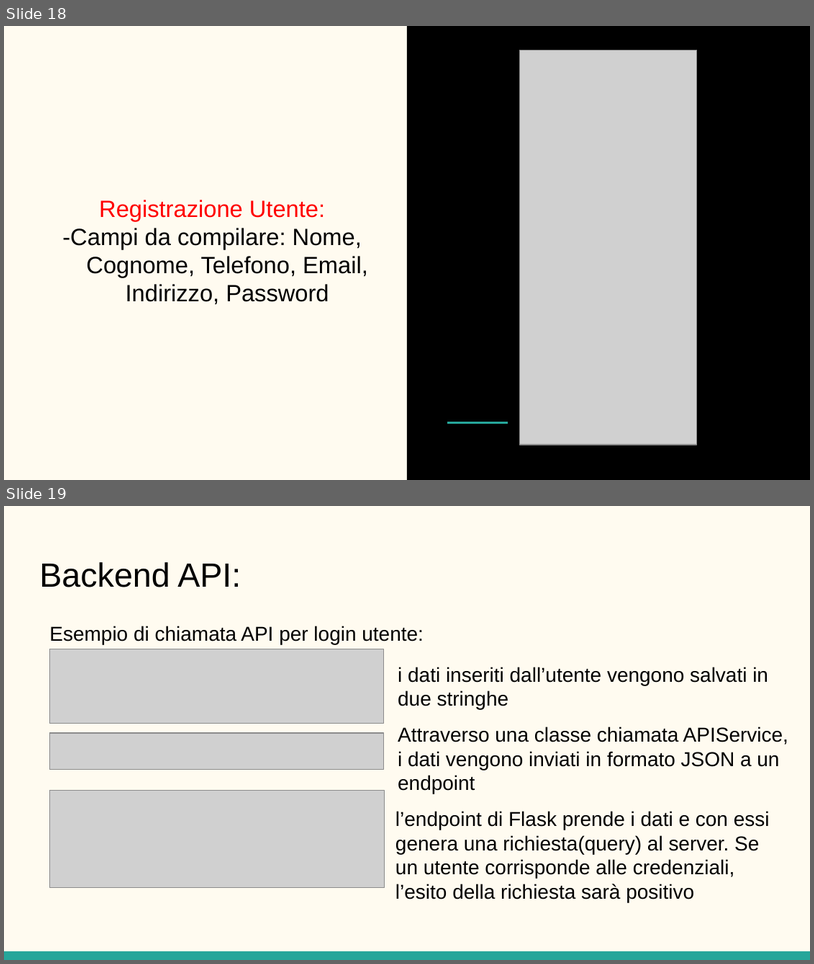
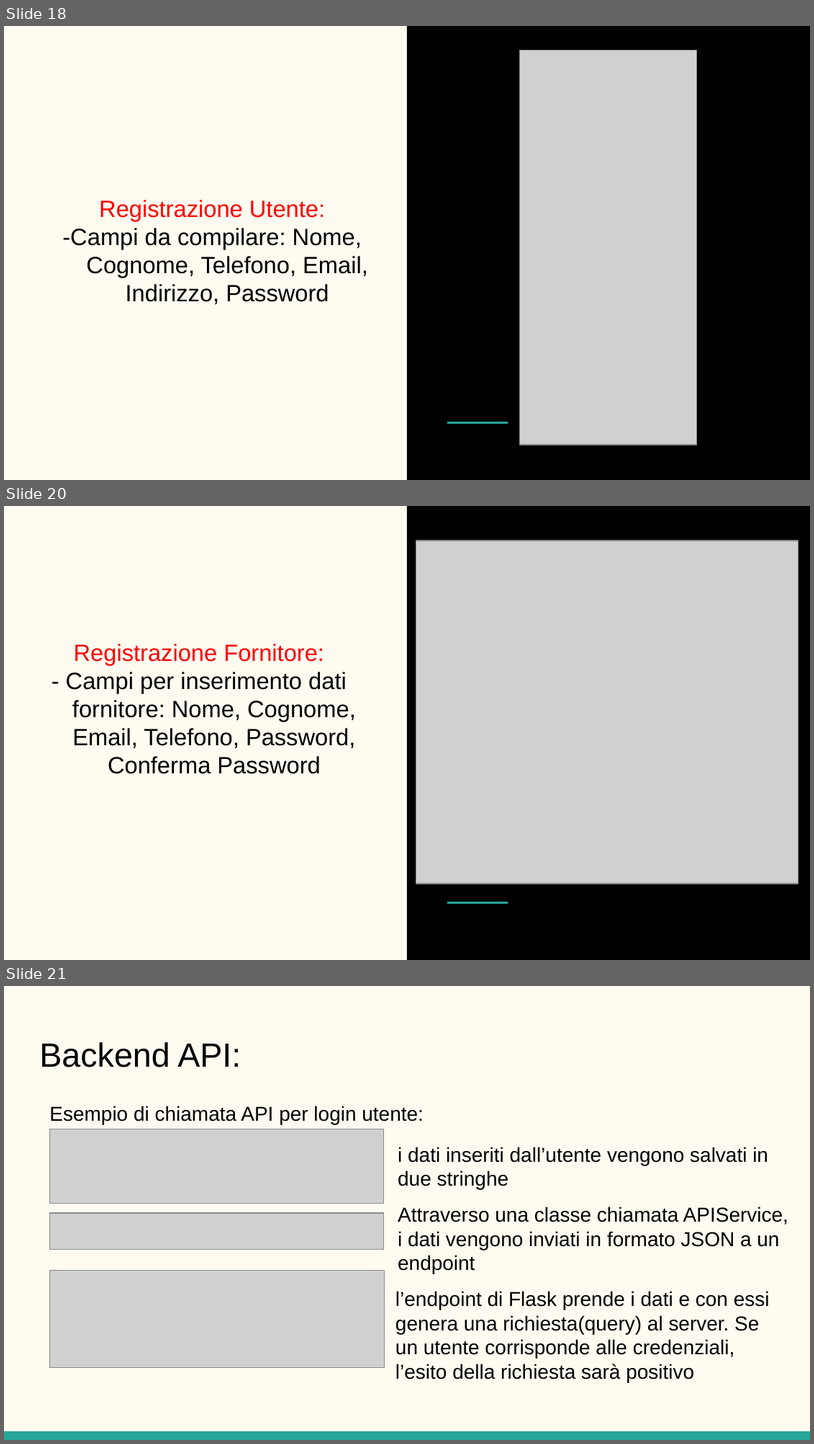
Before and after one commit to Tommiconlai/AppPet, a slide deck: Documenti/Relazione Finale/PP relazione.pptx. Shown one above the other, each under a label of ours: slides 18 and 19 before the commit, slides 18, 20 and 21 after it; the slides between them are not shown. The pictures are 814x964 and 814x1444 pixels, drawn with LibreOffice and Linux fonts; fonts in the diff are those of the drawing; grey boxes stand for pictures. Boxes give left, top, right and bottom in pixels: in the first picture for what was removed or moved away, otherwise in the second. Text is boxed around its words. In the diff, an @@ line names an element or a change of style, - is before the commit and + after.

```diff
--- a/Documenti/Relazione Finale/PP relazione.pptx
+++ b/Documenti/Relazione Finale/PP relazione.pptx
@@ slide 20 added at <box>4,506,810,960</box>, background #FFFBF0; not listed: 2 template elements that a slide beside it also shows @@
@@ picture added at <box>416,541,799,883</box> @@
@@ subtitle added at <box>66,644,356,774</box>, 21 pt, text #000000 @@
+Registrazione Fornitore:
+- Campi per inserimento dati fornitore: Nome, Cognome, Email, Telefono, Password, Conferma Password
@@ what was slide 19 is now slide 21 @@
```
Also in this commit, not shown: 1 other slide added.
